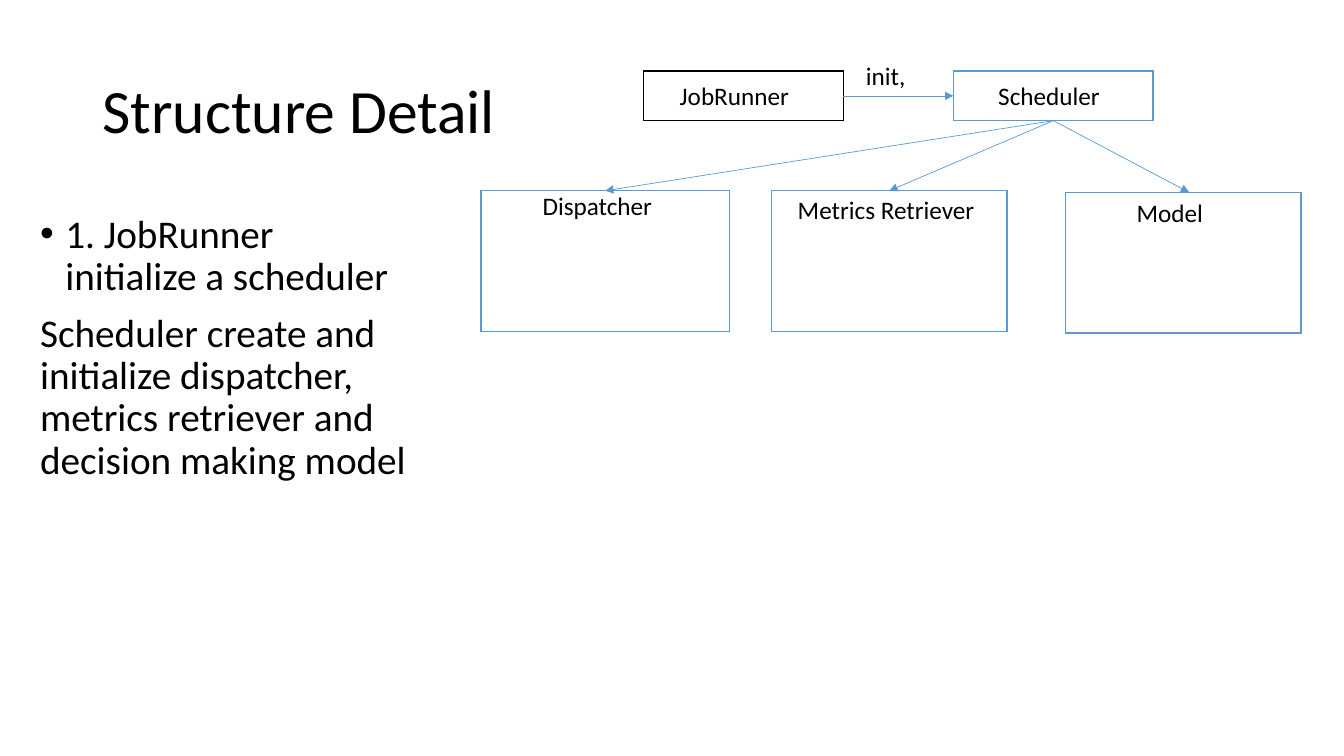
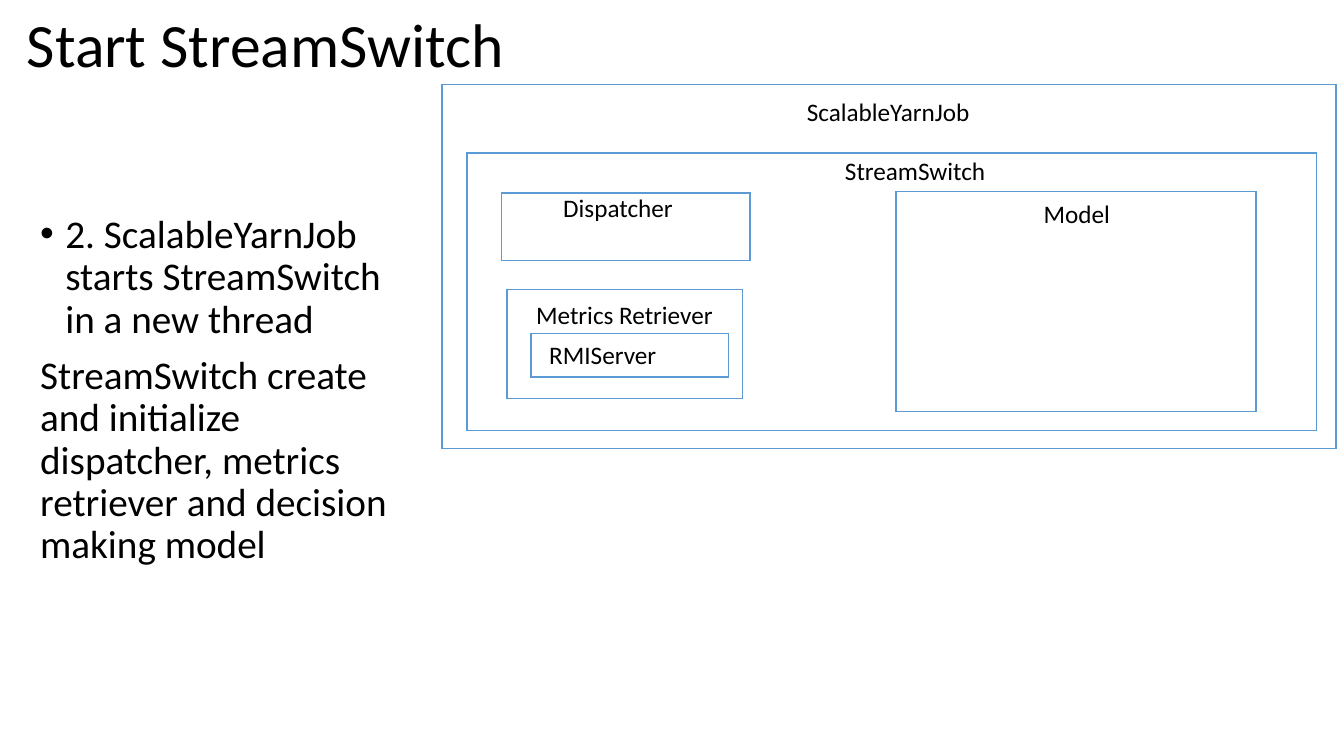
Before and after one commit to Swrrt/Samza-Documents, a slide deck: slide 17 of Documentation/DelayGuaranteeStructure.pptx (slide 9 before the commit). Drawn at 1344x756 pixels with LibreOffice and Linux fonts; fonts in the diff are those of the drawing. Boxes give left, top, right and bottom in pixels: in the first picture for what was removed or moved away, otherwise in the second. Text is boxed around its words. In the diff, an @@ line names an element or a change of style, - is before the commit and + after.

Commit message:
updates

```diff
--- a/Documentation/DelayGuaranteeStructure.pptx
+++ b/Documentation/DelayGuaranteeStructure.pptx
@@ title at [27, 24, 503, 68]: text changed @@
-Structure Detail
+Start StreamSwitch
@@ rectangle: place and size @@
-rectangle at [771, 191, 1007, 331]
+rectangle at [443, 85, 1337, 449]
@@ rectangle removed at [644, 72, 844, 121] @@
@@ text removed at [680, 87, 789, 105] @@
-JobRunner
@@ text removed at [866, 67, 905, 88] @@
-init,
@@ text removed at [998, 87, 1099, 105] @@
-Scheduler
@@ text added at [807, 103, 970, 121], 18 pt, text #000000 @@
+ScalableYarnJob
@@ arrow removed from (844, 96) to (954, 96) @@
@@ arrow removed from (1054, 121) to (605, 191) @@
@@ arrow removed from (1054, 121) to (889, 191) @@
@@ arrow removed from (1054, 121) to (1190, 193) @@
@@ rectangle added at [467, 153, 1317, 431], fill #FFFFFF, outline #5B9BD5 1 pt @@
@@ text added at [845, 162, 985, 180], 18 pt, text #000000 @@
+StreamSwitch
@@ rectangle: place and size @@
-rectangle at [481, 191, 730, 331]
+rectangle at [502, 194, 751, 261]
@@ text "Dispatcher": place and size @@
-text "Dispatcher" at [543, 197, 652, 219]
+text "Dispatcher" at [563, 199, 672, 221]
@@ rectangle: place and size @@
-rectangle at [1066, 193, 1302, 333]
+rectangle at [896, 192, 1256, 412]
@@ text "Model": place and size @@
-text "Model" at [1137, 204, 1203, 222]
+text "Model" at [1044, 205, 1110, 223]
@@ text at [40, 220, 387, 565]: text changed @@
-• 1. JobRunner initialize a scheduler
-Scheduler create and initialize dispatcher, metrics retriever and decision making model
+• 2. ScalableYarnJob starts StreamSwitch in a new thread
+StreamSwitch create and initialize dispatcher, metrics retriever and decision making model
@@ rectangle added at [507, 289, 743, 398], fill #FFFFFF, outline #5B9BD5 1 pt @@
@@ text "Metrics Retriever": place and size @@
-text "Metrics Retriever" at [798, 201, 974, 219]
+text "Metrics Retriever" at [536, 306, 712, 325]
@@ rectangle: place and size @@
-rectangle at [954, 72, 1153, 121]
+rectangle at [531, 334, 729, 377]
@@ text added at [549, 347, 656, 364], 18 pt, text #000000 @@
+RMIServer
```
Also in this commit, not shown: 14 other slides changed, 58 slides added, 10 slides removed.
